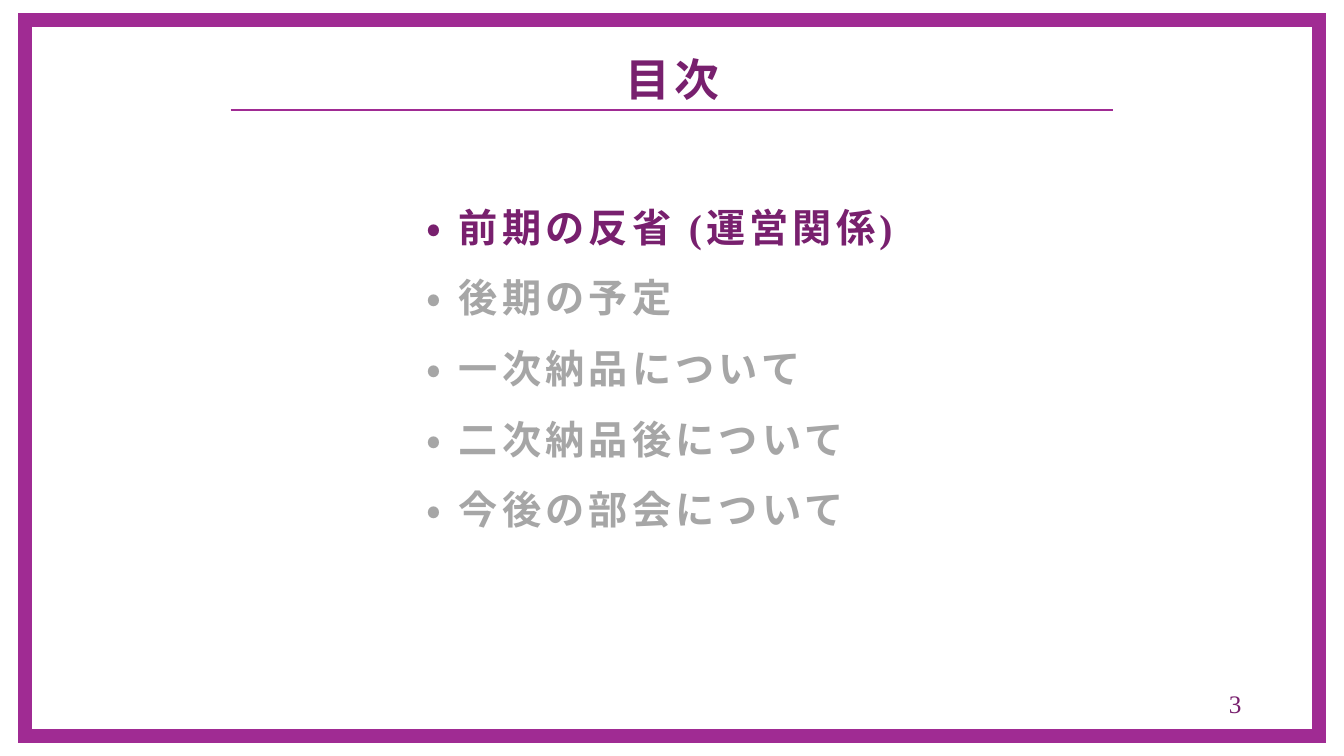
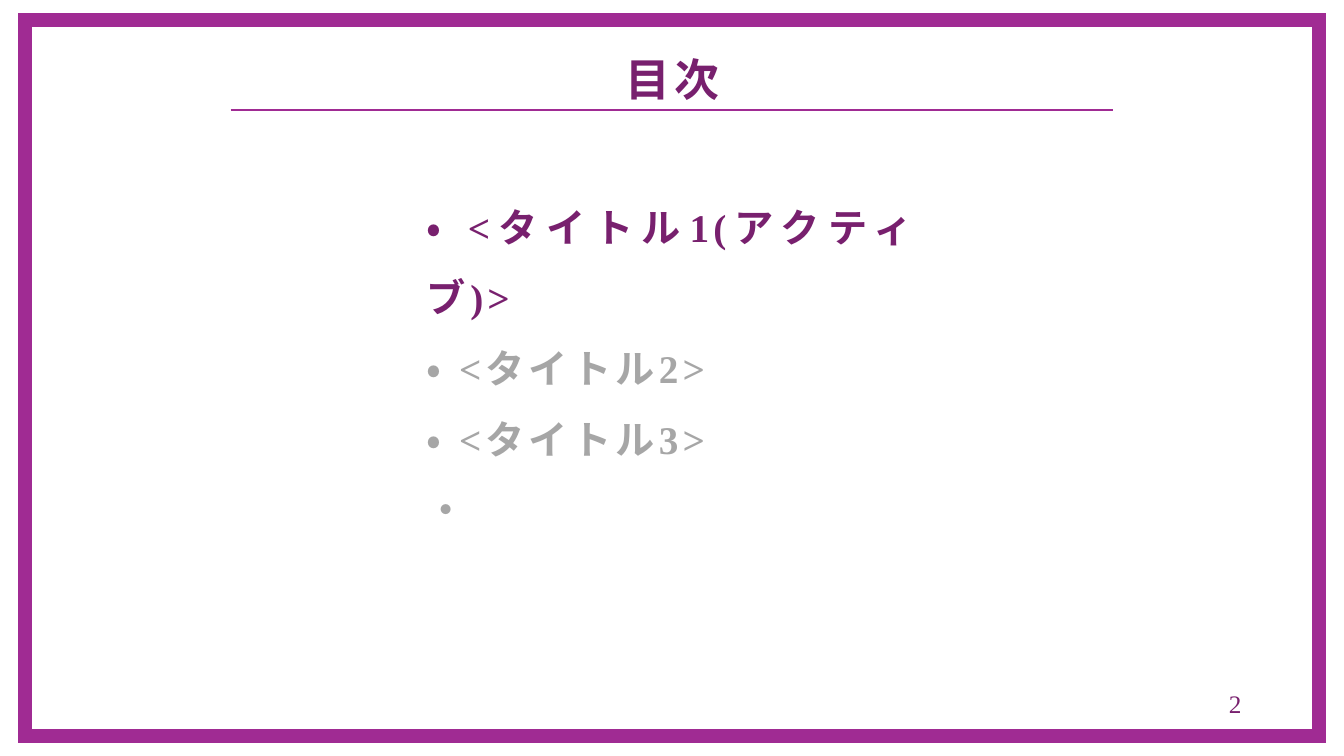
Before and after one commit to G-2-yama/archives, a slide deck: slide 3 of minutes/slide_template.pptx (slide 4 before the commit). Drawn at 1344x756 pixels with LibreOffice and Linux fonts; fonts in the diff are those of the drawing; background and template pictures are left out. Boxes give left, top, right and bottom in pixels: in the first picture for what was removed or moved away, otherwise in the second. Text is boxed around its words. In the diff, an @@ line names an element or a change of style, - is before the commit and + after.

```diff
--- a/minutes/slide_template.pptx
+++ b/minutes/slide_template.pptx
@@ text at box(427, 209, 913, 514): text changed @@
-・ 前期の反省 (運営関係)
-・ 後期の予定
-・ 一次納品について
-・ 二次納品後について
-・ 今後の部会について
+・ <タイトル1(アクティブ)>
+・ <タイトル2>
+・ <タイトル3>
+・
@@ page number at box(1229, 696, 1242, 713): text changed @@
-3
+2
```
Also in this commit, not shown: 3 other slides changed, 4 slides added, 17 slides removed.
